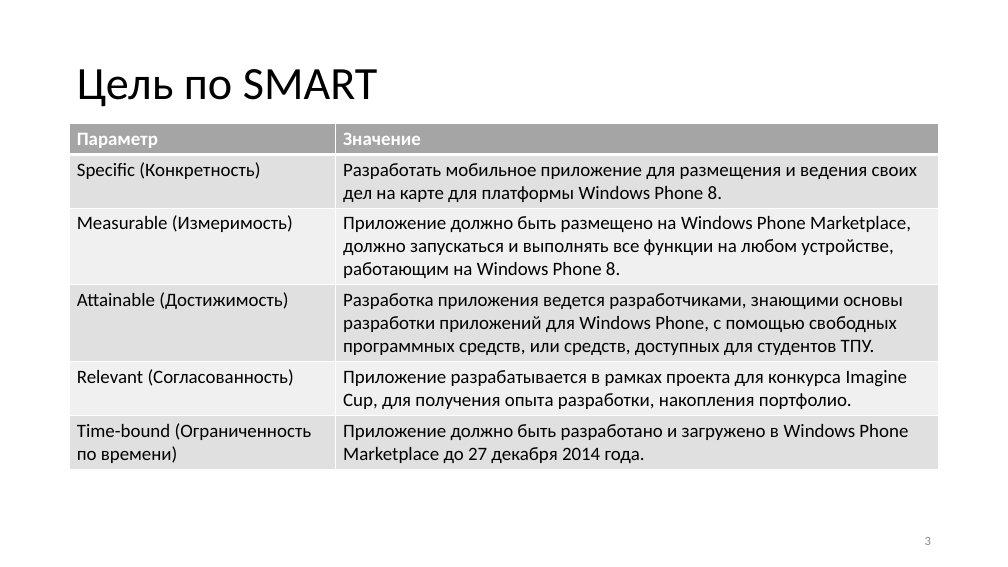
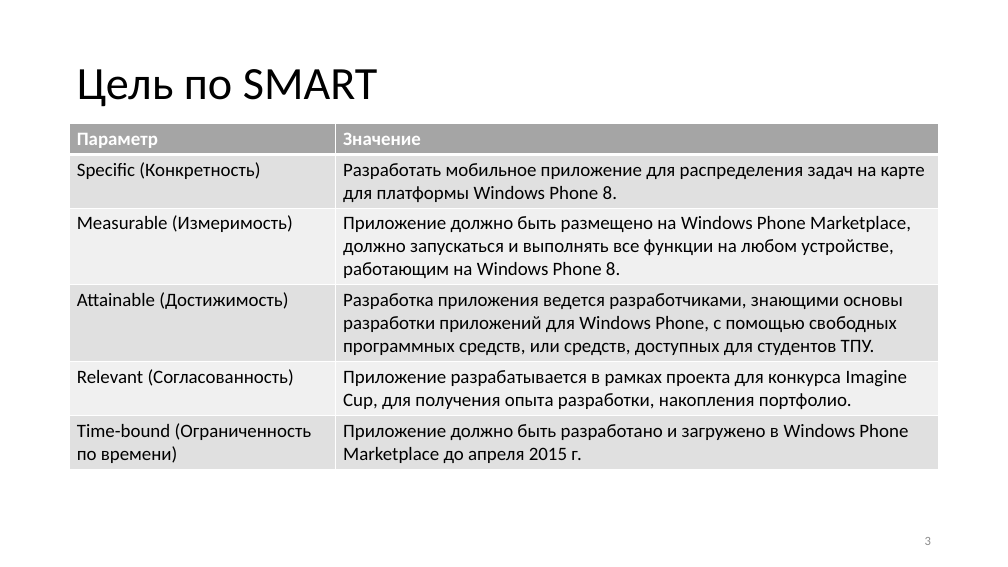
Before and after one commit to nocom91/GeoTime, a slide deck: slide 3 of Документы/GeoTimePresentation-remake.pptx. Drawn at 1008x567 pixels with LibreOffice and Linux fonts; fonts in the diff are those of the drawing; background and template pictures are left out. Boxes give left, top, right and bottom in pixels: in the first picture for what was removed or moved away, otherwise in the second. Text is boxed around its words. In the diff, an @@ line names an element or a change of style, - is before the commit and + after.

```diff
--- a/Документы/GeoTimePresentation-remake.pptx
+++ b/Документы/GeoTimePresentation-remake.pptx
@@ table at (x1=70, y1=124, x2=939, y2=467) @@
-row 2, column 2: Разработать мобильное приложение для размещения и ведения своих дел на карте для платформы Windows Phone 8.
+row 2, column 2: Разработать мобильное приложение для распределения задач на карте для платформы Windows Phone 8.
-row 6, column 2: Приложение должно быть разработано и загружено в Windows Phone Marketplace до 27 декабря 2014 года.
+row 6, column 2: Приложение должно быть разработано и загружено в Windows Phone Marketplace до апреля 2015 г.
```
Also in this commit, not shown: 3 other slides changed, 1 other file.
